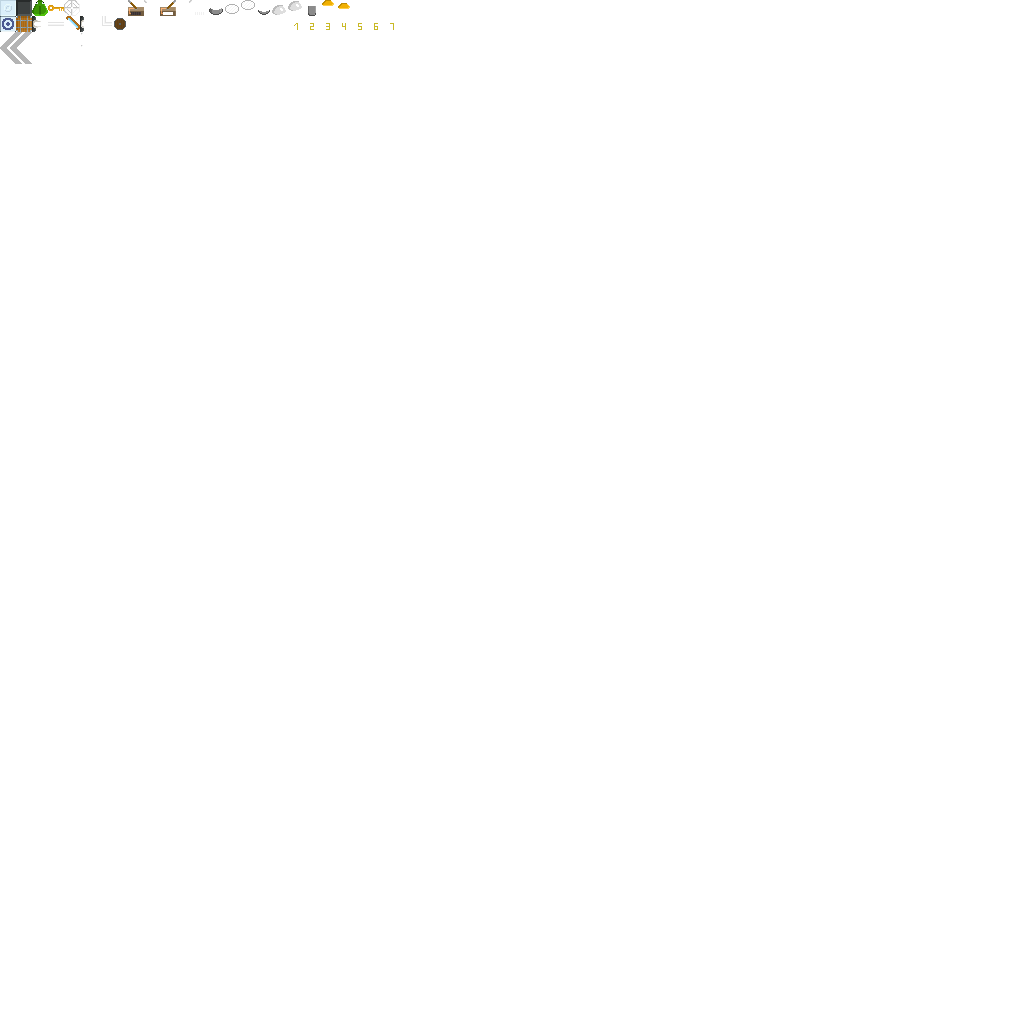
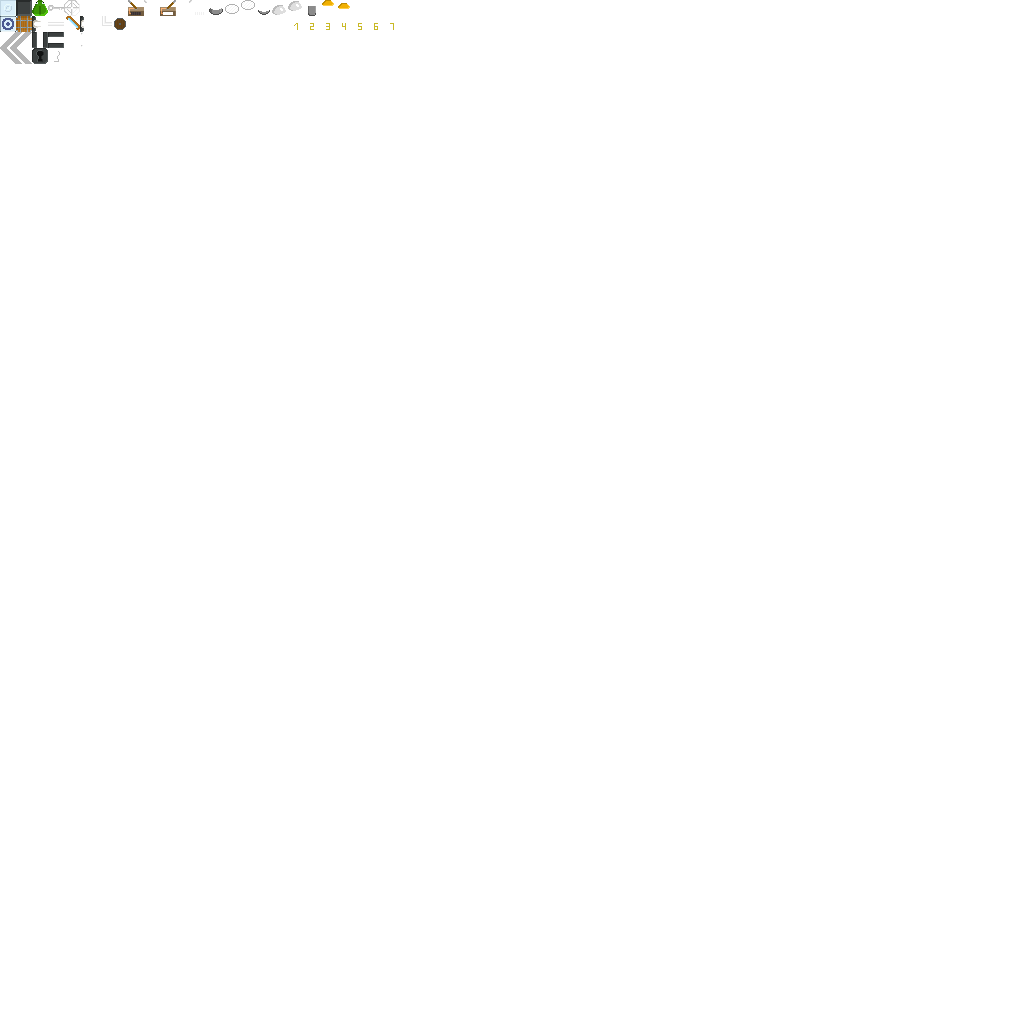
The second 1024px x 1024px image is a revision of the first. Changes to its layers:
painted on "Key" over (48, 5, 64, 11)
painted on "Wall" over (32, 32, 64, 48)
added layer "Ebene 1" above "KeyHole" over (54, 51, 60, 62)
added layer "KeyHole" above "Hintergrund" over (32, 47, 48, 64)
